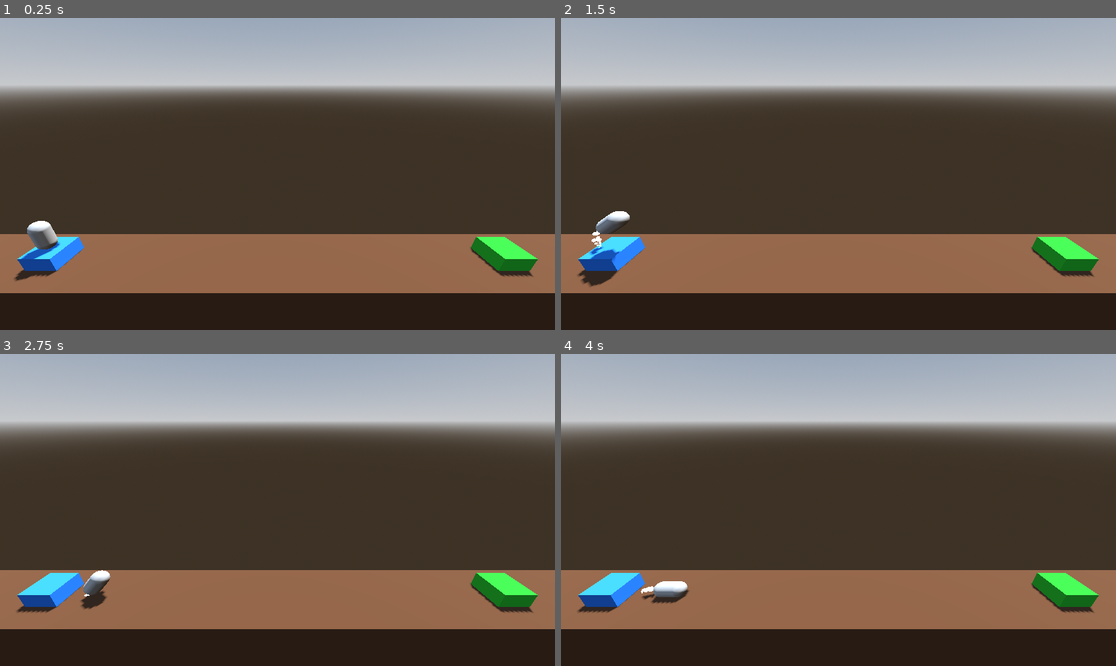
Above: before the commit, frames 1-4 (two rows, left to right).
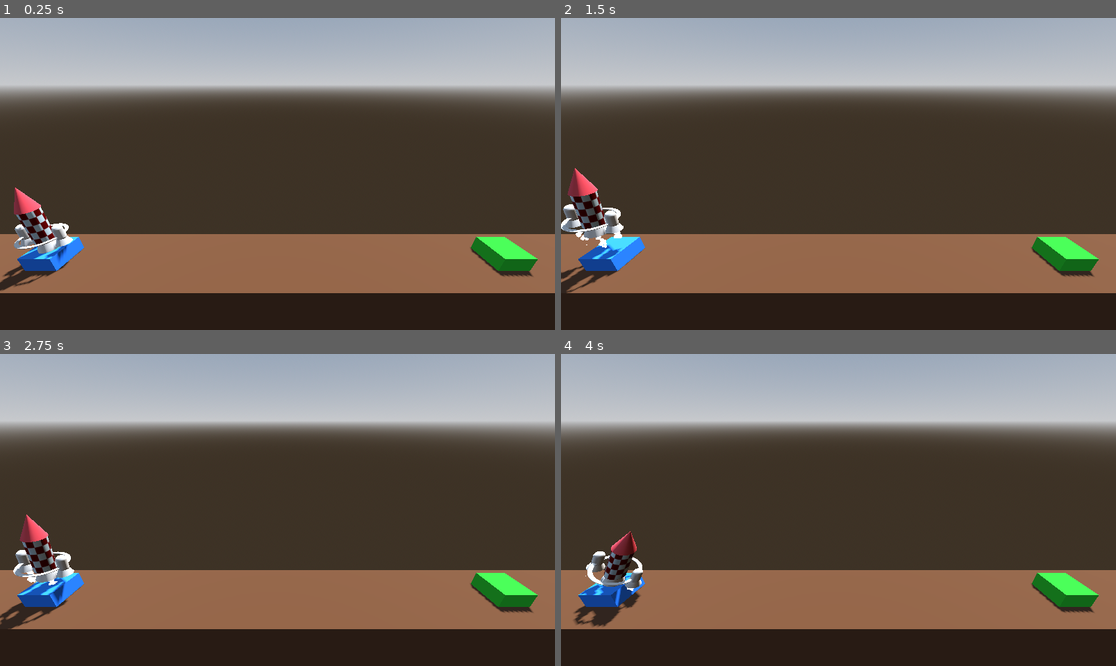
Above: after the commit, the same moments.

Repository: euribates/GodotLab
Game: Godot game, scene res://Levels/level_00.tscn
The game is run twice, just before and just after one commit, with the same random seed, the same clock (stepped at 60 frames per second) and the same inputs.
Inputs:
- Up to frame 1 (0.25 s): no input
- Up to frame 2 (1.5 s): tap Enter at 0.5 s; hold D (rotateRight) 0.53-1.28 s; hold W (boost) 0.53-1.28 s; hold A (rotateLeft) from 1.28 s (still down); tap W (boost) at 1.35 s
- Up to frame 3 (2.75 s): release A (rotateLeft) at 2.03 s; hold D (rotateRight) from 2.03 s (still down); hold W (boost) from 2.03 s (still down)
- Up to frame 4 (4 s): release W (boost) at 2.78 s; tap W (boost) at 2.85 s; release D (rotateRight) at 3.53 s; hold A (rotateLeft) from 3.53 s (still down); hold W (boost) from 3.53 s (still down)

The runs differ from the first frame. In frame 1, 1.5% of the frame differs, in the area x 0-14%, y 54-88%; in frame 2, 1.9%; in frame 3, 2.3%, in the area x 0-20%, y 51-89%; in frame 4, 2.1%.

Commit message:
Materiales

Diff:
--- /dev/null
+++ b/moonlanding/metallic_material.tres
@@ -0,0 +1,5 @@
+[gd_resource type="StandardMaterial3D" format=3 uid="uid://c63g5p1ek70wy"]
+
+[resource]
+metallic = 1.0
+metallic_specular = 0.13
--- /dev/null
+++ b/moonlanding/plastic_white.tres
@@ -0,0 +1,9 @@
+[gd_resource type="StandardMaterial3D" load_steps=2 format=3 uid="uid://khns4xteducj"]
+
+[ext_resource type="Texture2D" uid="uid://n5kj8xadco0x" path="res://check-pattern.png" id="1_n1gcf"]
+
+[resource]
+albedo_color = Color(0.669933, 0.753451, 0.792408, 1)
+albedo_texture = ExtResource("1_n1gcf")
+metallic_specular = 0.22
+uv1_scale = Vector3(5, 5, 5)
--- a/moonlanding/player.gd
+++ b/moonlanding/player.gd
@@ -11,13 +11,17 @@
 @onready var explosion_sound: AudioStreamPlayer = $ExplosionPlayer
 @onready var success_sound: AudioStreamPlayer = $SuccessPlayer
 @onready var audio_stream_player_3d: AudioStreamPlayer3D = $AudioStreamPlayer3D
+
 @onready var booster_particles: GPUParticles3D = $BoosterParticles
+@onready var left_booster: GPUParticles3D = $LeftBooster
+@onready var right_booster: GPUParticles3D = $RightBooster
 
 # Called every frame. 'delta' is the elapsed time since the previous frame.
 func _process(delta: float) -> void:
 	if Input.is_action_pressed("boost"):
 		apply_central_force(basis.y * delta * speed)
 		booster_particles.emitting = true
+
 		if not audio_stream_player_3d.playing:
 			audio_stream_player_3d.play()
 	else:
@@ -25,8 +29,16 @@
 		audio_stream_player_3d.stop()
 	if Input.is_action_pressed("rotateLeft"):
 		apply_torque(Vector3(0, 0, delta * torque))
+		right_booster.emitting = true
+	else:
+		right_booster.emitting = false
+
 	if Input.is_action_pressed("rotateRight"):
 		apply_torque(Vector3(0, 0, delta * -torque))
+		left_booster.emitting = true
+	else:
+		left_booster.emitting = false
+
 
 func _on_body_entered(body: Node) -> void:
 	if not is_transicion:
--- a/moonlanding/player.tscn
+++ b/moonlanding/player.tscn
@@ -1,14 +1,51 @@
-[gd_scene load_steps=8 format=3 uid="uid://w57jwufkwgbo"]
+[gd_scene load_steps=17 format=3 uid="uid://w57jwufkwgbo"]
 
 [ext_resource type="Script" uid="uid://dnhap3erlu5nk" path="res://player.gd" id="1_fn1ws"]
+[ext_resource type="Texture2D" uid="uid://n5kj8xadco0x" path="res://check-pattern.png" id="2_dw050"]
 [ext_resource type="AudioStream" uid="uid://8i4j4r1mph4x" path="res://SFX/Explosion.ogg" id="2_i3pqv"]
+[ext_resource type="Material" uid="uid://cp2o7h5ws7cua" path="res://red_navy.tres" id="3_b26j0"]
+[ext_resource type="Material" uid="uid://c63g5p1ek70wy" path="res://metallic_material.tres" id="3_dw050"]
 [ext_resource type="AudioStream" uid="uid://dmd0kcop85r8x" path="res://SFX/Success.ogg" id="3_hqtel"]
 [ext_resource type="AudioStream" uid="uid://vm17bfyre8d5" path="res://SFX/MainEngineThrust.ogg" id="4_hqtel"]
 [ext_resource type="PackedScene" uid="uid://ux6ivcx1ovdp" path="res://booster_particles.tscn" id="5_sweqy"]
 
-[sub_resource type="CapsuleMesh" id="CapsuleMesh_g26mh"]
+[sub_resource type="StandardMaterial3D" id="StandardMaterial3D_b26j0"]
+albedo_color = Color(0.669933, 0.753451, 0.792408, 1)
+albedo_texture = ExtResource("2_dw050")
+metallic_specular = 0.22
+uv1_scale = Vector3(5, 5, 5)
+
+[sub_resource type="CylinderMesh" id="CylinderMesh_sweqy"]
+material = SubResource("StandardMaterial3D_b26j0")
+height = 2.4
+
+[sub_resource type="CylinderMesh" id="CylinderMesh_2hs0m"]
+material = ExtResource("3_b26j0")
+top_radius = 0.0
+bottom_radius = 0.55
+height = 2.99
+
+[sub_resource type="CylinderMesh" id="CylinderMesh_b26j0"]
+material = ExtResource("3_dw050")
+top_radius = 0.25
+bottom_radius = 0.55
 
 [sub_resource type="CylinderShape3D" id="CylinderShape3D_o4osu"]
+height = 5.12
+
+[sub_resource type="CapsuleMesh" id="CapsuleMesh_nvl01"]
+material = ExtResource("3_dw050")
+
+[sub_resource type="CylinderMesh" id="CylinderMesh_ivps1"]
+material = ExtResource("3_dw050")
+top_radius = 0.2
+bottom_radius = 0.4
+height = 0.5
+
+[sub_resource type="TorusMesh" id="TorusMesh_urp6f"]
+material = ExtResource("3_dw050")
+inner_radius = 1.0
+outer_radius = 1.2
 
 [node name="Player" type="RigidBody3D"]
 axis_lock_linear_z = true
@@ -21,11 +58,22 @@
 angular_damp = 3.0
 script = ExtResource("1_fn1ws")
 
-[node name="MeshInstance3D" type="MeshInstance3D" parent="."]
-mesh = SubResource("CapsuleMesh_g26mh")
+[node name="RocketBody" type="MeshInstance3D" parent="."]
+transform = Transform3D(1, 0, 0, 0, 1, 0, 0, 0, 1, 0, 0.699281, 0)
+mesh = SubResource("CylinderMesh_sweqy")
+
+[node name="RocketHead" type="MeshInstance3D" parent="."]
+transform = Transform3D(1, 0, 0, 0, 0.5, 0, 0, 0, 1, 0, 2.59854, 0)
+mesh = SubResource("CylinderMesh_2hs0m")
+
+[node name="RocketBase" type="MeshInstance3D" parent="."]
+transform = Transform3D(1, 0, 0, 0, 0.5, 0, 0, 0, 1, 0, -0.622266, 0)
+mesh = SubResource("CylinderMesh_b26j0")
 
 [node name="CollisionShape3D" type="CollisionShape3D" parent="."]
+transform = Transform3D(1.1, 0, 0, 0, 1, 0, 0, 0, 1.1, 0, 1.44647, 0)
 shape = SubResource("CylinderShape3D_o4osu")
+debug_color = Color(0.324734, 0.535883, 0.535698, 1)
 
 [node name="ExplosionPlayer" type="AudioStreamPlayer" parent="."]
 stream = ExtResource("2_i3pqv")
@@ -38,5 +86,41 @@
 
 [node name="BoosterParticles" parent="." instance=ExtResource("5_sweqy")]
 transform = Transform3D(1, 0, 0, 0, 1, 0, 0, 0, 1, 0, -1.1, 0)
+emitting = false
+
+[node name="LeftBooster" parent="." instance=ExtResource("5_sweqy")]
+transform = Transform3D(1, 0, 0, 0, 1, 0, 0, 0, 1, -1.15633, -0.634025, 0)
+emitting = false
+
+[node name="RightBooster" parent="." instance=ExtResource("5_sweqy")]
+transform = Transform3D(1, 0, 0, 0, 1, 0, 0, 0, 1, 1.19353, -0.634025, 0)
+emitting = false
+
+[node name="LeftArm" type="MeshInstance3D" parent="."]
+transform = Transform3D(0.848528, -0.176777, 0, 0.848528, 0.176777, 0, 0, 0, 0.25, -0.680562, 0.480931, 0)
+
+[node name="LeftForce" type="MeshInstance3D" parent="."]
+transform = Transform3D(0.5, 0, 0, 0, 0.6, 0, 0, 0, 0.5, -1.12139, 0.103534, 0)
+mesh = SubResource("CapsuleMesh_nvl01")
+
+[node name="LeftBase" type="MeshInstance3D" parent="."]
+transform = Transform3D(1, 0, 0, 0, 1, 0, 0, 0, 1, -1.12553, -0.432049, 0)
+mesh = SubResource("CylinderMesh_ivps1")
+
+[node name="RightArm" type="MeshInstance3D" parent="."]
+transform = Transform3D(-0.848528, 0.176777, -2.18557e-08, 0.848528, 0.176777, 0, 7.41807e-08, -1.54543e-08, -0.25, 0.659491, 0.480931, 0)
+
+[node name="FightForce" type="MeshInstance3D" parent="."]
+transform = Transform3D(0.5, 0, 0, 0, 0.6, 0, 0, 0, 0.5, 1.13789, 0.103534, 0)
+mesh = SubResource("CapsuleMesh_nvl01")
+
+[node name="LeftBase2" type="MeshInstance3D" parent="."]
+transform = Transform3D(1, 0, 0, 0, 1, 0, 0, 0, 1, 1.13376, -0.432049, 0)
+mesh = SubResource("CylinderMesh_ivps1")
+
+[node name="MeshInstance3D" type="MeshInstance3D" parent="."]
+transform = Transform3D(1, 0, 0, 0, 0.5, 0, 0, 0, 1, 0, -0.0959585, 0)
+mesh = SubResource("TorusMesh_urp6f")
+skeleton = NodePath("../RocketHead")
 
 [connection signal="body_entered" from="." to="." method="_on_body_entered"]
--- a/moonlanding/project.godot
+++ b/moonlanding/project.godot
@@ -40,3 +40,4 @@
 
 renderer/rendering_method="gl_compatibility"
 renderer/rendering_method.mobile="gl_compatibility"
+textures/vram_compression/import_etc2_astc=true
--- /dev/null
+++ b/moonlanding/red_navy.tres
@@ -0,0 +1,4 @@
+[gd_resource type="StandardMaterial3D" format=3 uid="uid://cp2o7h5ws7cua"]
+
+[resource]
+albedo_color = Color(0.709514, 0.245589, 0.288405, 1)
